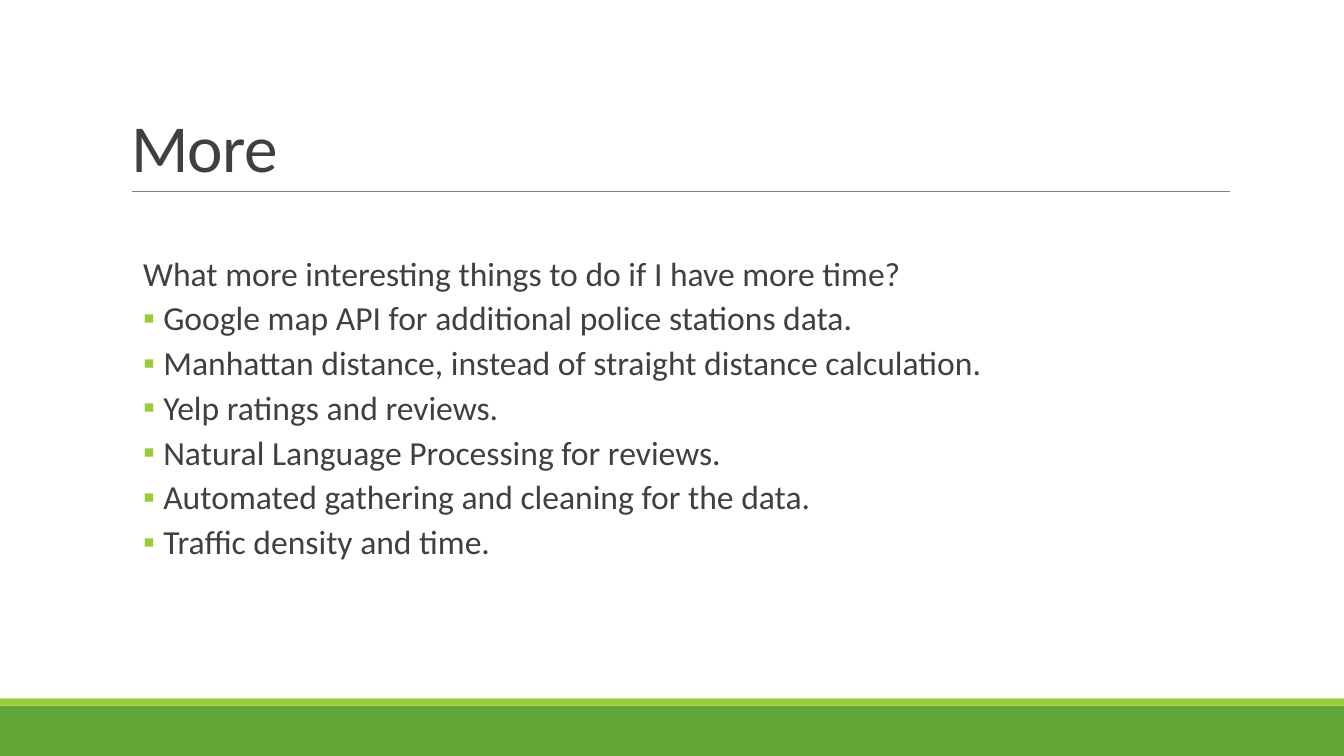
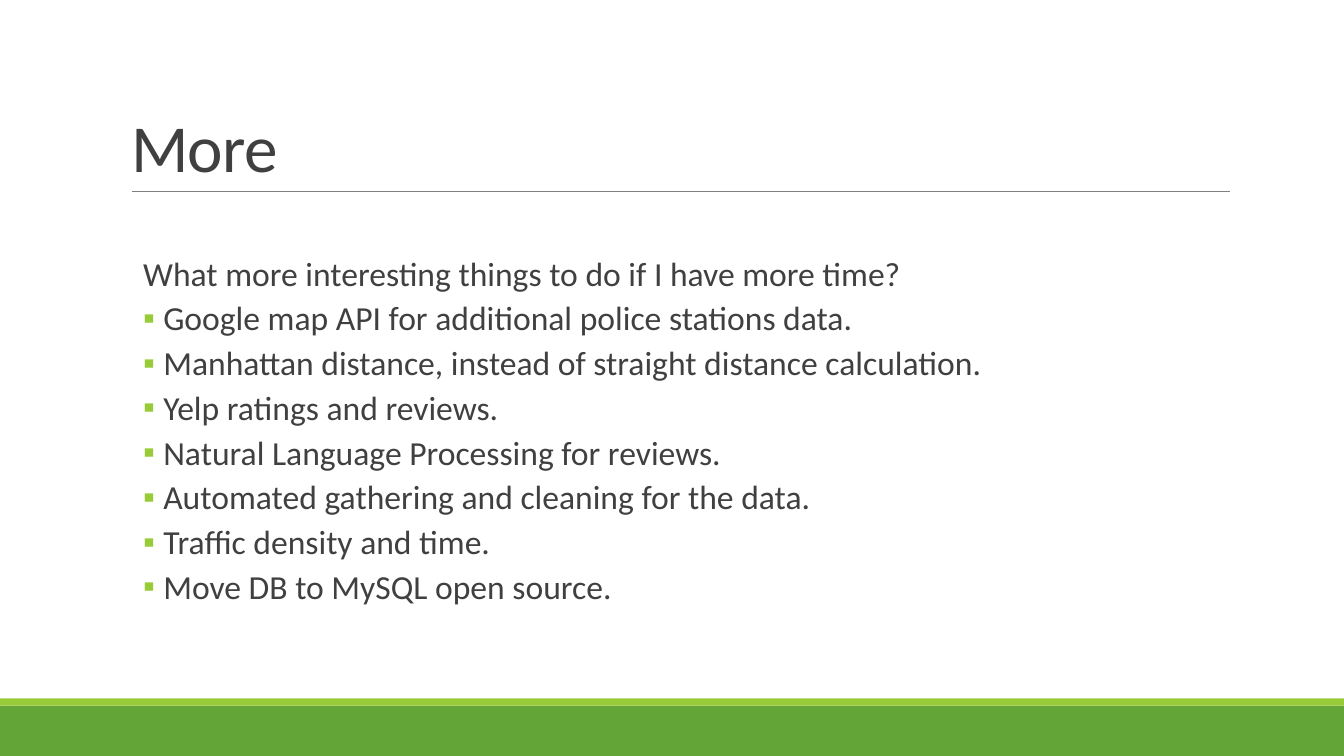
Before and after one commit to hhalim/TargetBanks, a slide deck: slide 18 of Which Banks To Rob.pptx. Drawn at 1344x756 pixels with LibreOffice and Linux fonts; fonts in the diff are those of the drawing. Boxes give left, top, right and bottom in pixels: in the first picture for what was removed or moved away, otherwise in the second. Text is boxed around its words. In the diff, an @@ line names an element or a change of style, - is before the commit and + after.

```diff
--- a/Which Banks To Rob.pptx
+++ b/Which Banks To Rob.pptx
@@ text at [163, 577, 611, 605]: paragraph added @@
+  ▪ Move DB to MySQL open source.
```
Also in this commit, not shown: 1 other slide changed.
